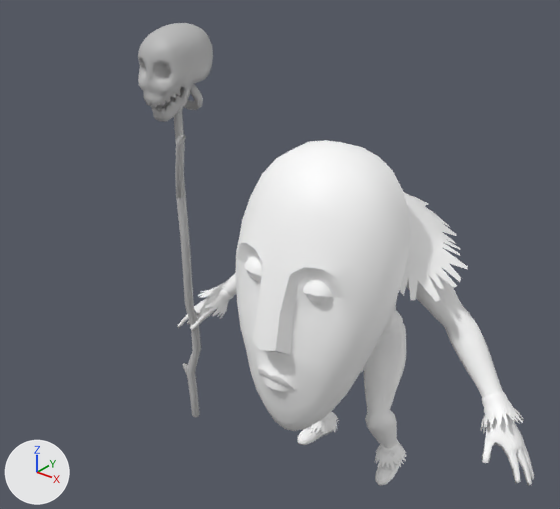
Two versions of the FBX model Assets/Art/Character/CH_Witchman.fbx, one commit apart.
Rendered twice from a camera (50 mm lens) standing at (0.0289, -0.0414, 0.0456) and looking at (-0.0029, -0.0016, 0.0209). The axes (+X, +Y, +Z) are drawn at lower left. The lights are the same throughout. Where no turn or scale is listed for an object, it has been applied to the vertices.

The first picture shows 'CH_Body', 'CH_Cloth', 'SM_Mask', 'SM_Staff'.
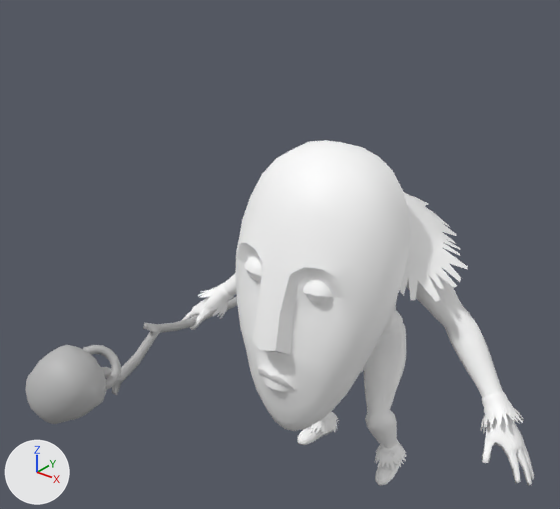
Where the newer file only moved an object's origin or applied its transform, the numbers keep the older frame.

Edits to the bpy script that builds the scene:
```text
Change ob_sm_staff:
    remove ob_sm_staff.parent = ob_ch_witchman
    ob_sm_staff.location: (-1.422, 1.427, 0.0) -> (-0.0144, 0.00189, 0.00994)
    ob_sm_staff.rotation_euler: (0.0, 0.0, 0.0) -> (2.819, 0.777, 0.00841)  # degrees (0, 0, 0) -> degrees (162, 45, 0.5)
    ob_sm_staff.scale: (1.0, 1.0, 1.0) -> (0.01, 0.01, 0.01)
```

Changed parts and their boxes (x1, y1, x2, y2) in the pictures (560 x 509 px):
'SM_Staff', moved, turned, rescaled: before (138, 23, 213, 417); after (26, 296, 237, 424)
